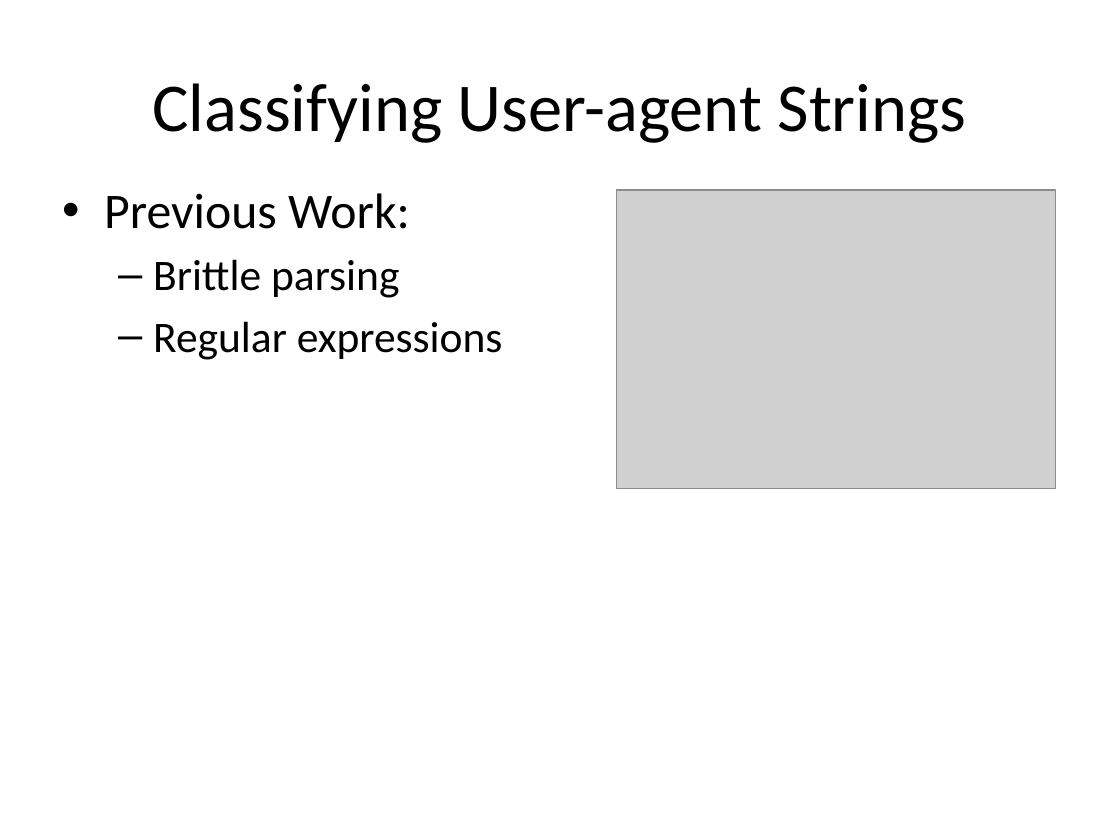
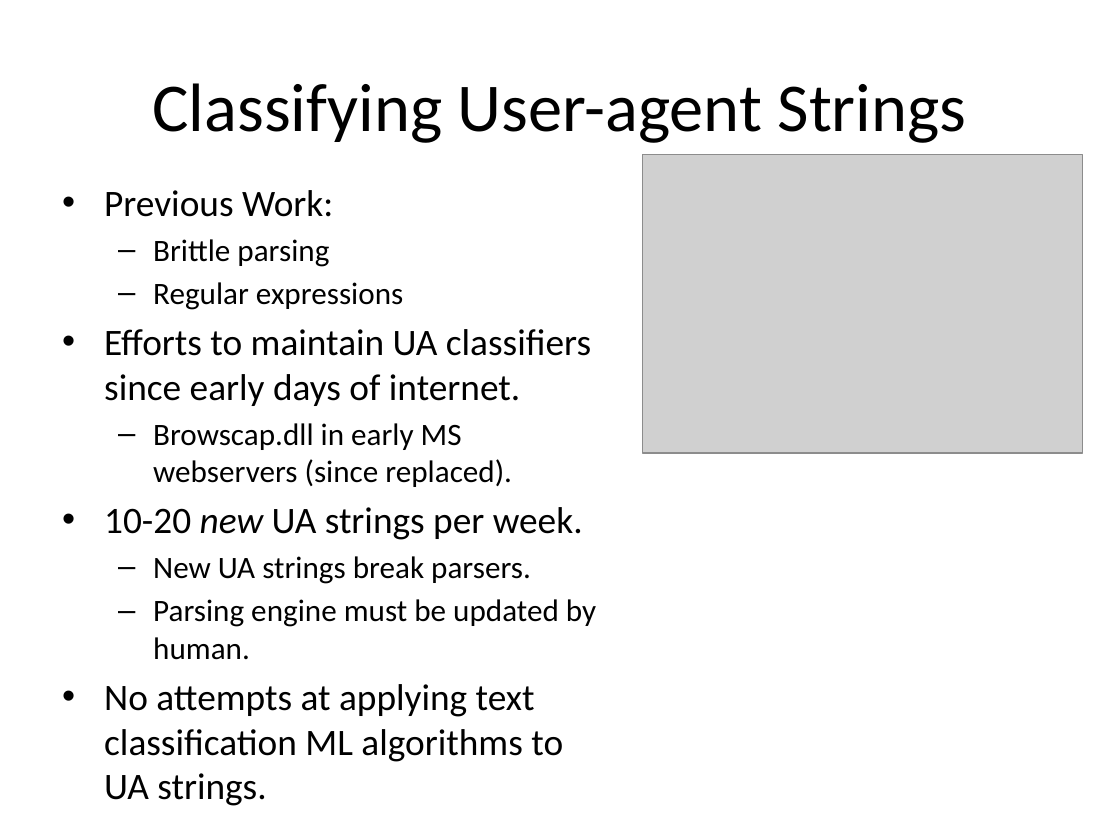
Before and after one commit to bholley/maul, a slide deck: slide 3 of poster/poster.pptx. Drawn at 1120x840 pixels with LibreOffice and Linux fonts; fonts in the diff are those of the drawing; grey boxes stand for pictures. Boxes give left, top, right and bottom in pixels: in the first picture for what was removed or moved away, otherwise in the second. Text is boxed around its words. In the diff, an @@ line names an element or a change of style, - is before the commit and + after.

```diff
--- a/poster/poster.pptx
+++ b/poster/poster.pptx
@@ picture: place and size @@
-picture at (616, 190, 1056, 488)
+picture at (643, 155, 1083, 452)
@@ text at (104, 190, 403, 310): size 32 to 24 pt in "Previous Work:"; size 28 to 20 pt in "Brittle parsing", "Regular expressions"; less space between paragraphs @@
@@ text at (104, 329, 596, 806): paragraphs added @@
+• Efforts to maintain UA classifiers since early days of internet.
+  – Browscap.dll in early MS webservers (since replaced).
+• 10-20 new UA strings per week.
+  – New UA strings break parsers.
+  – Parsing engine must be updated by human.
+• No attempts at applying text classification ML algorithms to UA strings.
```
Also in this commit, not shown: 2 other slides changed, 2 other files.
